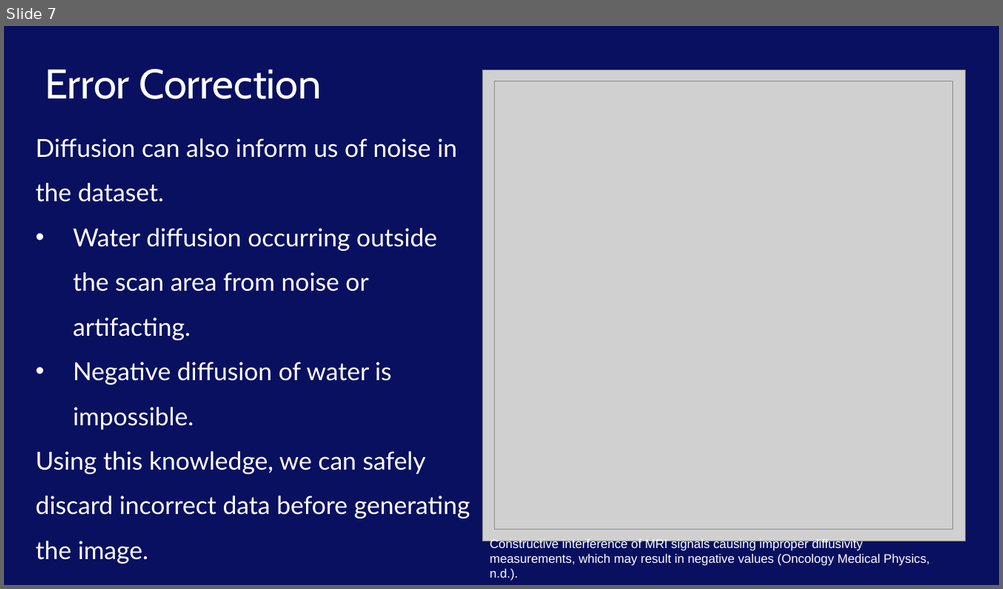
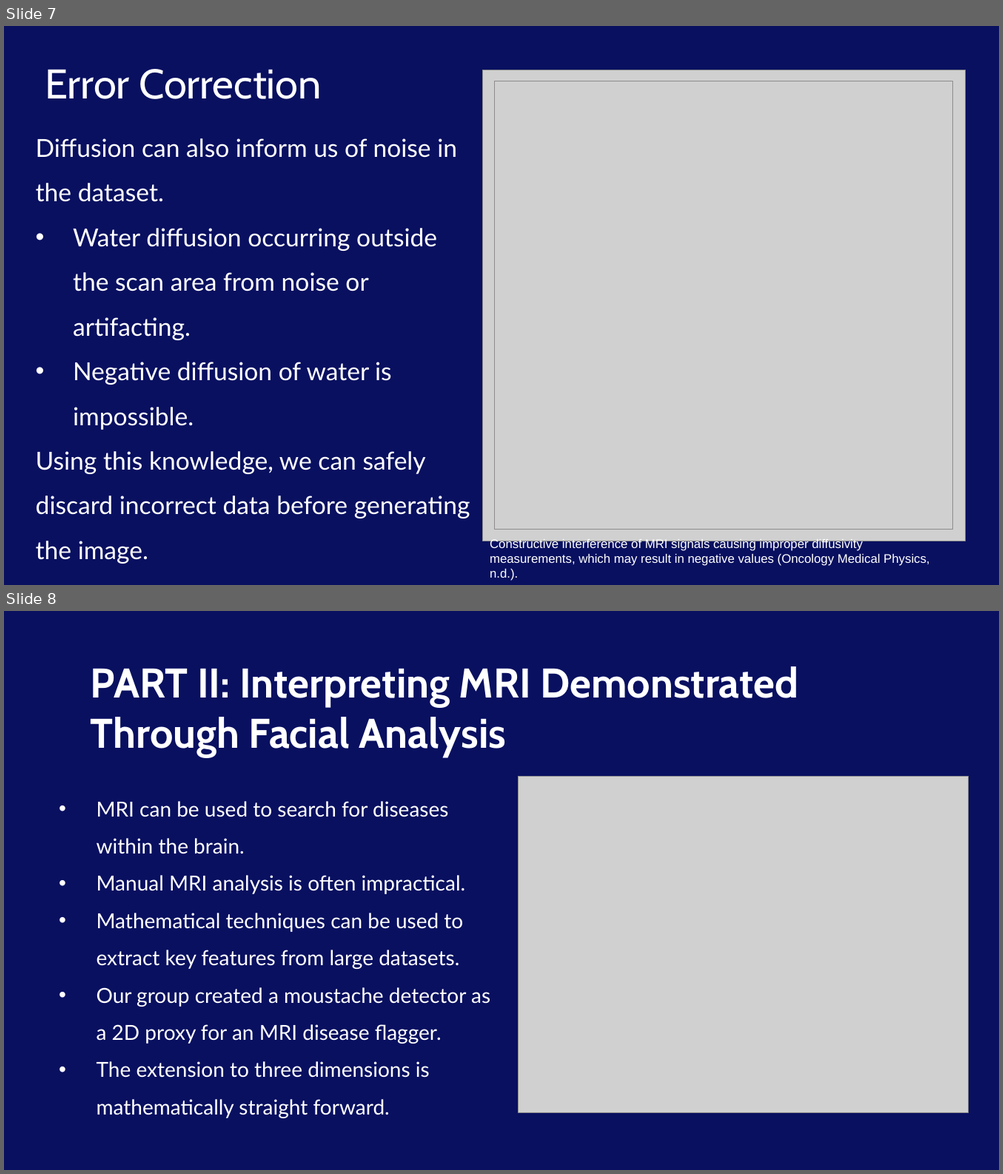
Before and after one commit to Neepa04/MXB201Group15, a slide deck: Report/Presentation.pptx. Shown one above the other, each under a label of ours: slide 7 before the commit, slides 7 and 8 after it. The pictures are 1003x589 and 1003x1174 pixels, drawn with LibreOffice and Linux fonts; fonts in the diff are those of the drawing; grey boxes stand for pictures; background and template pictures are left out. Boxes give left, top, right and bottom in pixels: in the first picture for what was removed or moved away, otherwise in the second. Text is boxed around its words. In the diff, an @@ line names an element or a change of style, - is before the commit and + after.

Commit message:
Finalised script for part II problem Added coresponding powerpoint slide

```diff
--- a/Report/Presentation.pptx
+++ b/Report/Presentation.pptx
@@ slide 8 added at box(4, 611, 999, 1170), background picture (left out) @@
@@ text added at box(91, 667, 799, 757), 40 pt, text #FFFFFF, bold @@
+PART II: Interpreting MRI Demonstrated Through Facial Analysis
@@ picture added at box(518, 776, 968, 1113) @@
@@ text added at box(96, 801, 490, 1119), 20 pt, text #FFFFFF @@
+• MRI can be used to search for diseases within the brain.
+• Manual MRI analysis is often impractical.
+• Mathematical techniques can be used to extract key features from large datasets.
+• Our group created a moustache detector as a 2D proxy for an MRI disease flagger.
+• The extension to three dimensions is mathematically straight forward.
```
Also in this commit, not shown: 1 other file.
